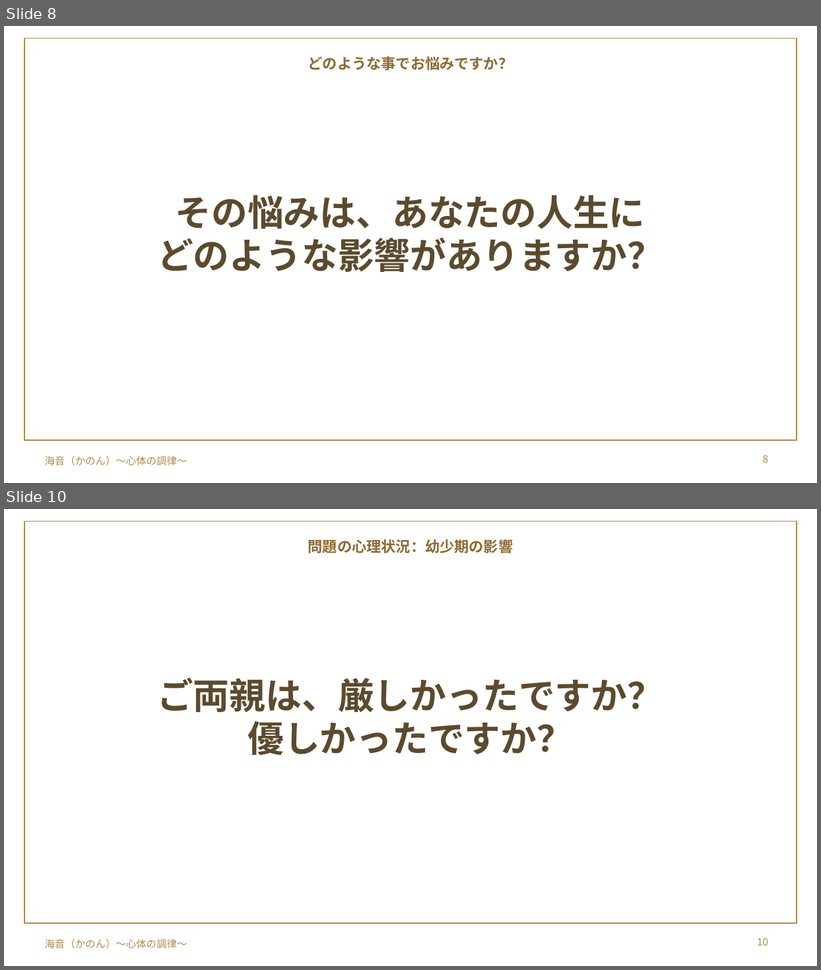
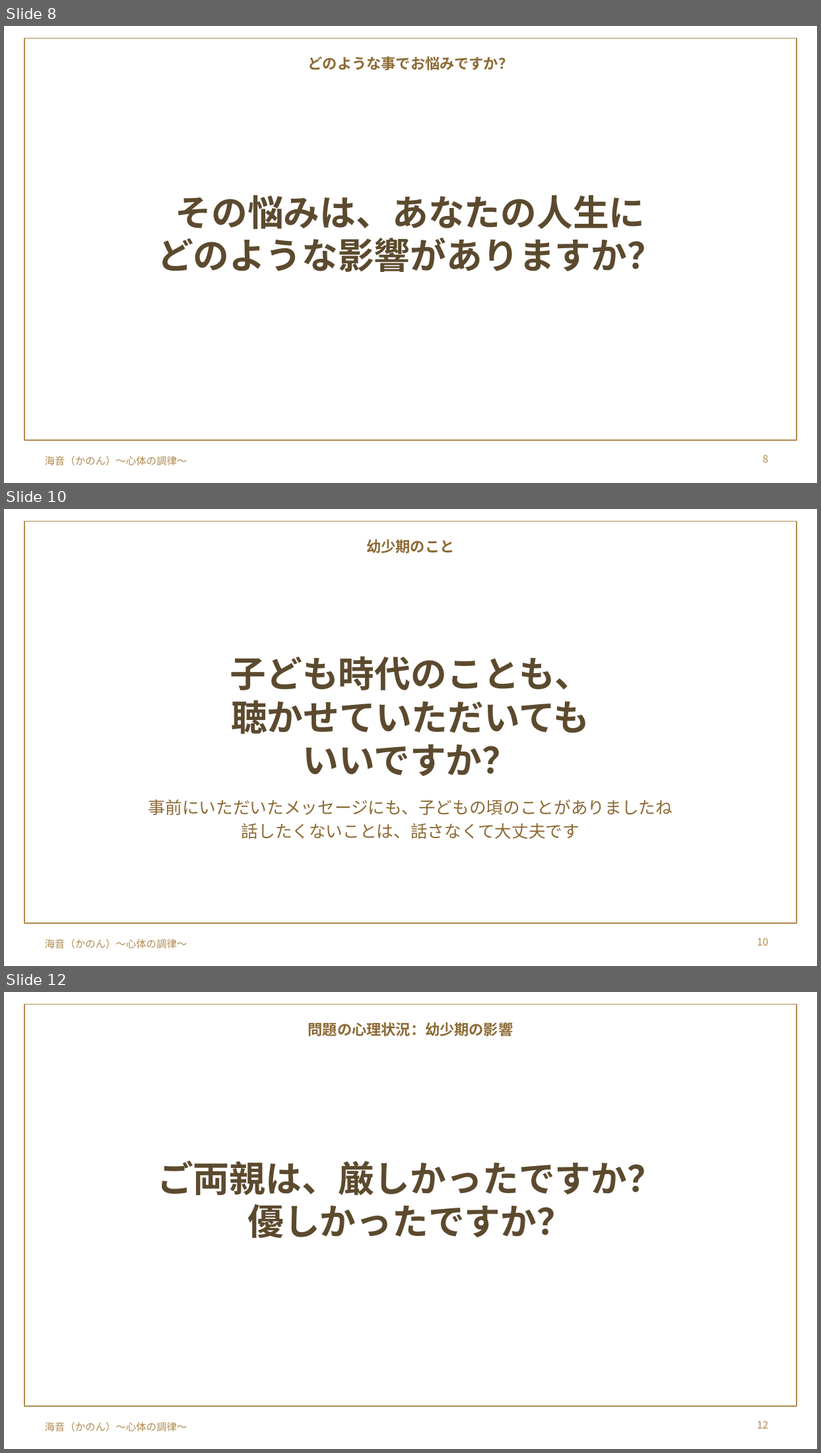
Before and after one commit to y-takahashi-cmd/MyBrain, a slide deck: 20_Projects/海音_心体の調律/単発/仁部あきえさん/20261028_仁部あきえさん_お金のブロック単発セッション.pptx. Shown one above the other, each under a label of ours: slides 8 and 10 before the commit, slides 8, 10 and 12 after it; the slides between them are not shown. The pictures are 821x970 and 821x1453 pixels, drawn with LibreOffice and Linux fonts; fonts in the diff are those of the drawing; background and template pictures are left out. Boxes give left, top, right and bottom in pixels: in the first picture for what was removed or moved away, otherwise in the second. Text is boxed around its words. In the diff, an @@ line names an element or a change of style, - is before the commit and + after.

```diff
--- a/20_Projects/海音_心体の調律/単発/仁部あきえさん/20261028_仁部あきえさん_お金のブロック単発セッション.pptx
+++ b/20_Projects/海音_心体の調律/単発/仁部あきえさん/20261028_仁部あきえさん_お金のブロック単発セッション.pptx
@@ slide 10 added at box(4, 509, 817, 966), background picture (left out); not listed: 1 template element that a slide beside it also shows @@
@@ rectangle added at box(24, 521, 797, 923), outline #B08A4E 1 pt @@
@@ text added at box(366, 539, 454, 553), 13 pt, text #8C6A34, bold @@
+幼少期のこと
@@ title added at box(230, 656, 591, 776), 32 pt, text #5C4A2E, bold @@
+子ども時代のことも、
+聴かせていただいても
+いいですか？
@@ text added at box(149, 799, 673, 839), 15 pt, text #8C6A34 @@
+事前にいただいたメッセージにも、子どもの頃のことがありましたね
+話したくないことは、話さなくて大丈夫です
@@ page number added at box(757, 938, 768, 946), 9 pt, text #B08A4E @@
+10
@@ what was slide 10 is now slide 12 @@
@@ page number at box(757, 1421, 768, 1429): text changed @@
-10
+12
```
Also in this commit, not shown: 3 slides changed, 2 other slides added.
